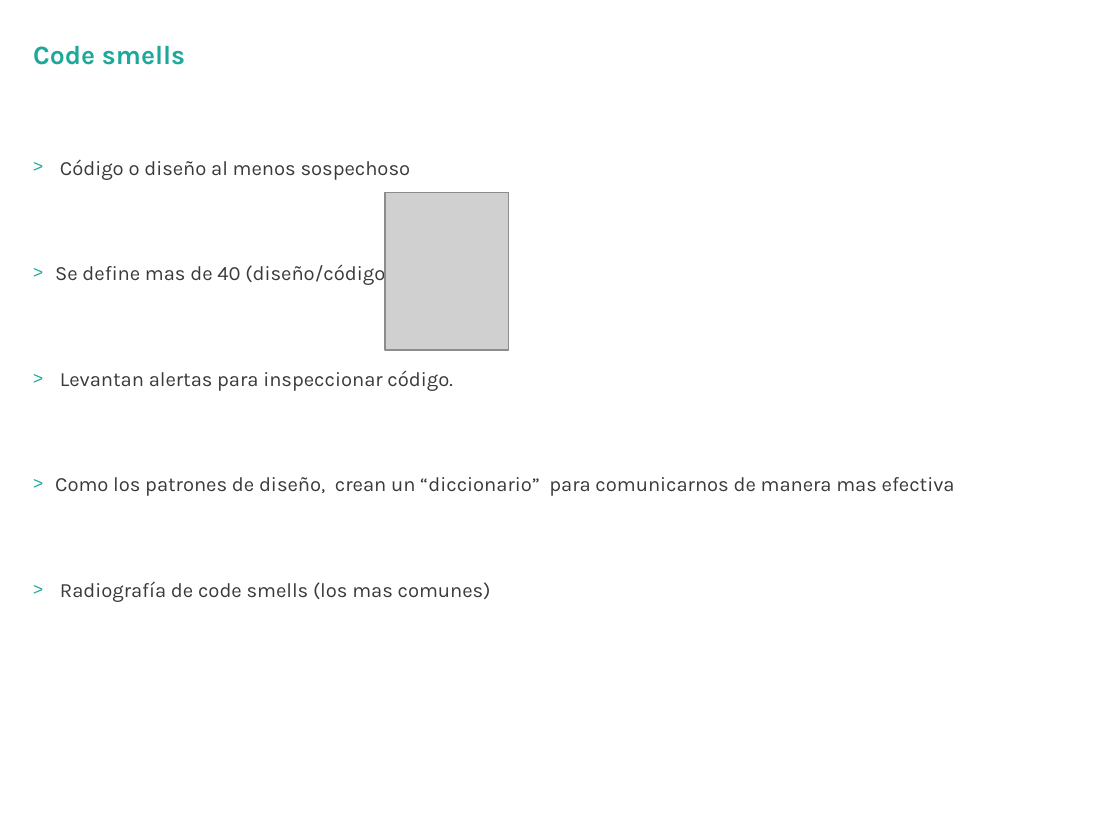
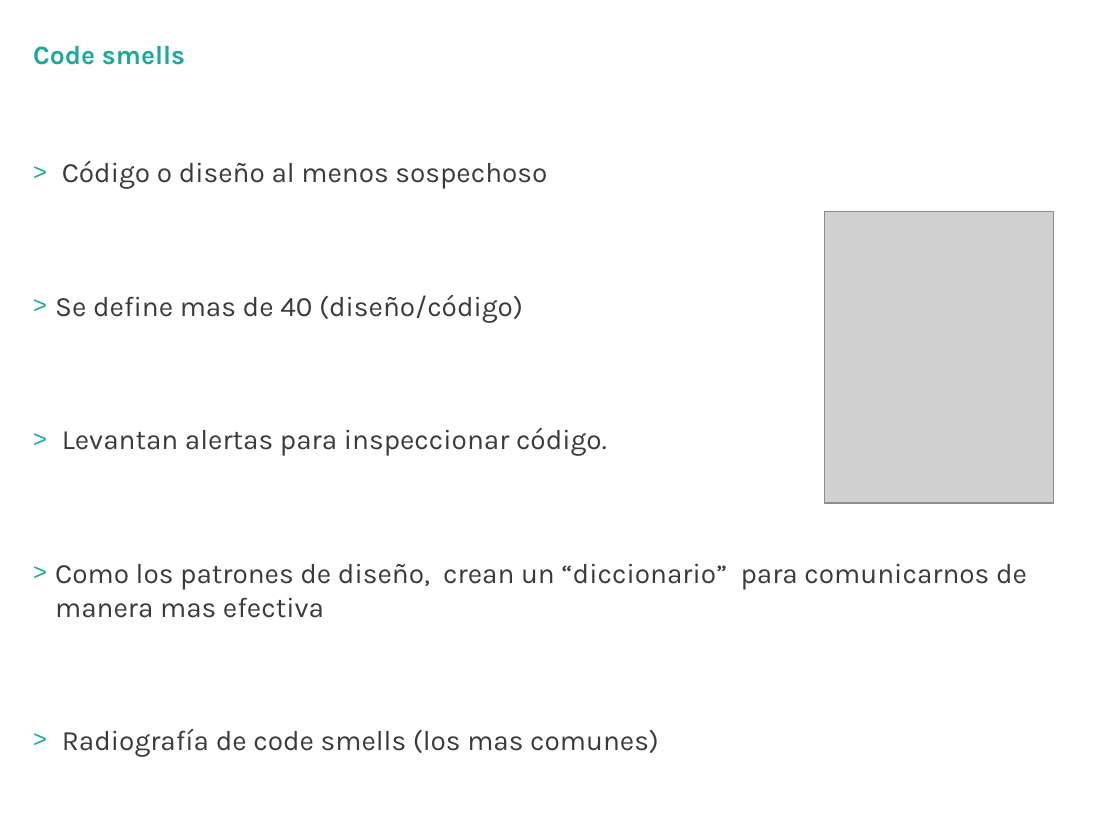
Before and after one commit to hexacta/HexactaLabs-Java, a slide deck: slide 21 of documentacion/HexactaLabs-CleanCode_v1.1.pptx. Drawn at 1120x840 pixels with LibreOffice and Linux fonts; fonts in the diff are those of the drawing; grey boxes stand for pictures; background and template pictures are left out. Boxes give left, top, right and bottom in pixels: in the first picture for what was removed or moved away, otherwise in the second. Text is boxed around its words. In the diff, an @@ line names an element or a change of style, - is before the commit and + after.

```diff
--- a/documentacion/HexactaLabs-CleanCode_v1.1.pptx
+++ b/documentacion/HexactaLabs-CleanCode_v1.1.pptx
@@ text "Código o diseño al menos ..." at box(55, 161, 1027, 757): size 13 to 18 pt @@
@@ picture: place and size @@
-picture at box(385, 193, 508, 351)
+picture at box(824, 212, 1054, 504)
```
Also in this commit, not shown: 25 other slides changed.
